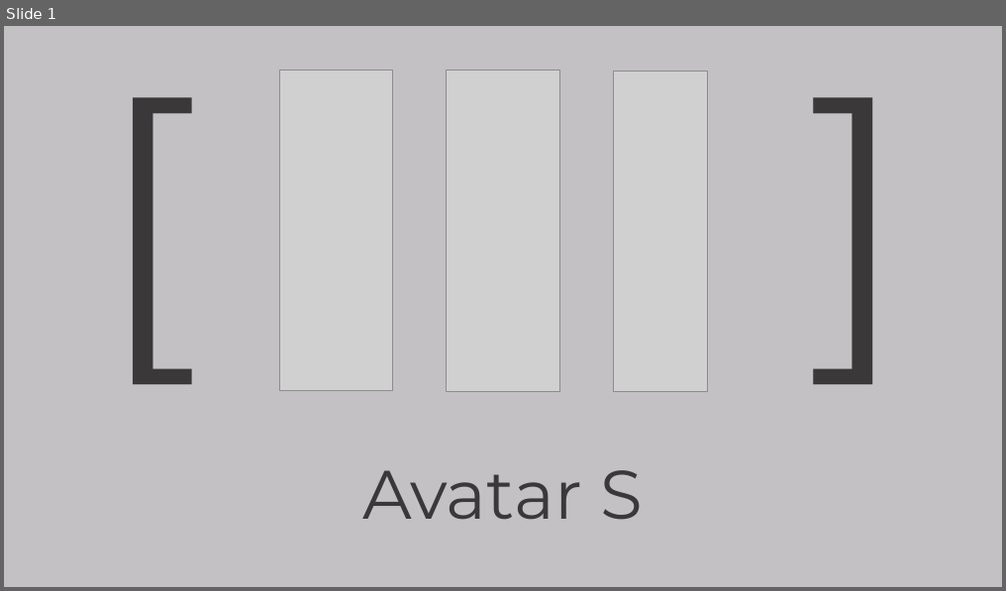
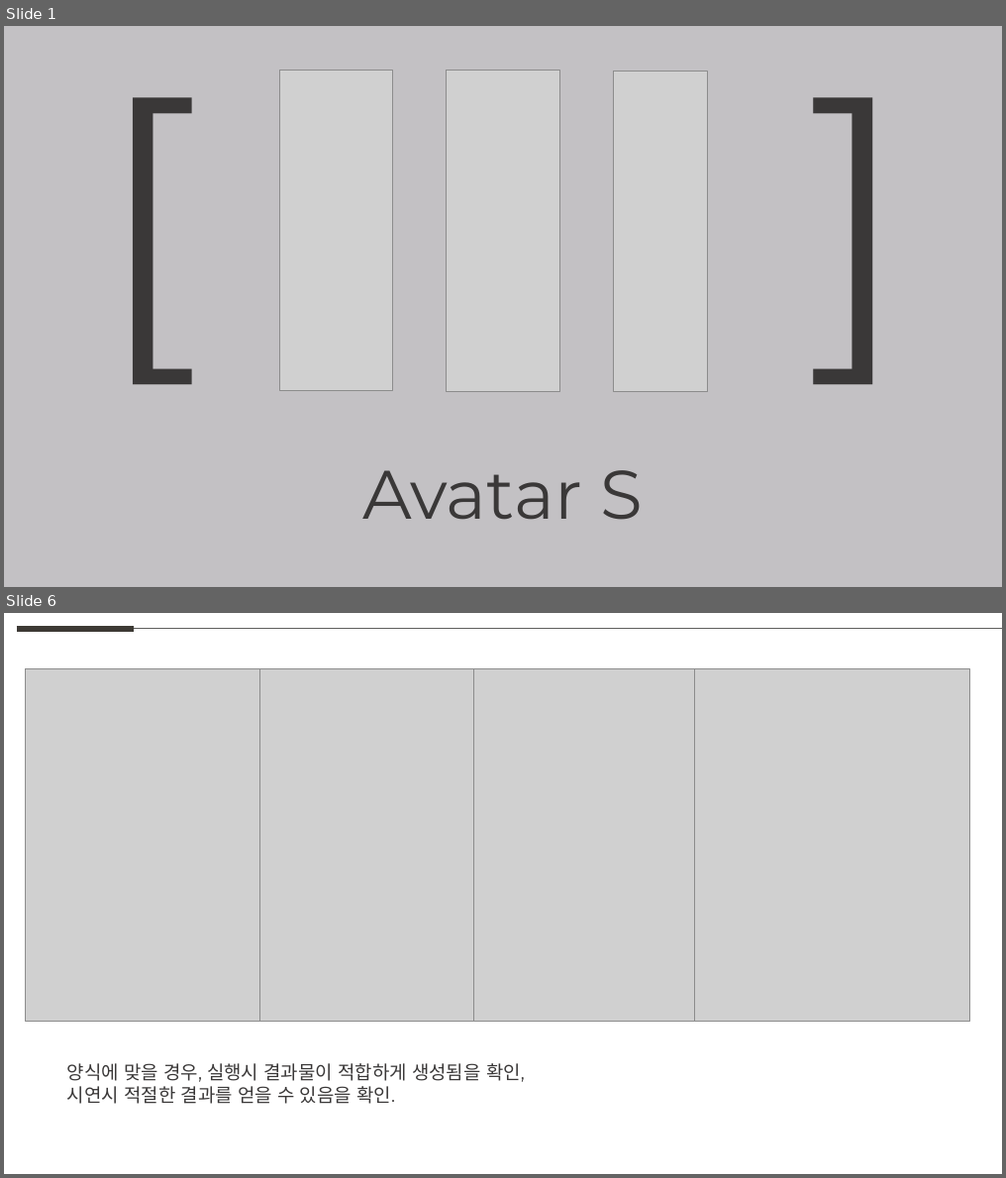
Before and after one commit to weaknessHero/Project_AvatarS, a slide deck: 발표자료/업데이트/LJHPPT.pptx. Shown one above the other, each under a label of ours: slide 1 before the commit, slides 1 and 6 after it; the slides between them are not shown. The pictures are 1006x591 and 1006x1178 pixels, drawn with LibreOffice and Linux fonts; fonts in the diff are those of the drawing; grey boxes stand for pictures. Boxes give left, top, right and bottom in pixels: in the first picture for what was removed or moved away, otherwise in the second. Text is boxed around its words. In the diff, an @@ line names an element or a change of style, - is before the commit and + after.

```diff
--- a/발표자료/업데이트/LJHPPT.pptx
+++ b/발표자료/업데이트/LJHPPT.pptx
@@ slide 6 added at bbox=[4, 613, 1002, 1174], background #FFFFFF @@
@@ line added from (17, 629) to (135, 629), #3D3A35 6 pt @@
@@ line added from (135, 629) to (1002, 629), #5F5F5D 0.5 pt @@
@@ picture added at bbox=[25, 669, 295, 1022] @@
@@ picture added at bbox=[260, 669, 525, 1022] @@
@@ picture added at bbox=[473, 669, 723, 1022] @@
@@ picture added at bbox=[694, 669, 969, 1022] @@
@@ text added at bbox=[67, 1063, 525, 1104], 18 pt, text #3A3838 @@
+양식에 맞을 경우, 실행시 결과물이 적합하게 생성됨을 확인,
+시연시 적절한 결과를 얻을 수 있음을 확인.
```
Also in this commit, not shown: 1 slide changed, 3 other slides added.
